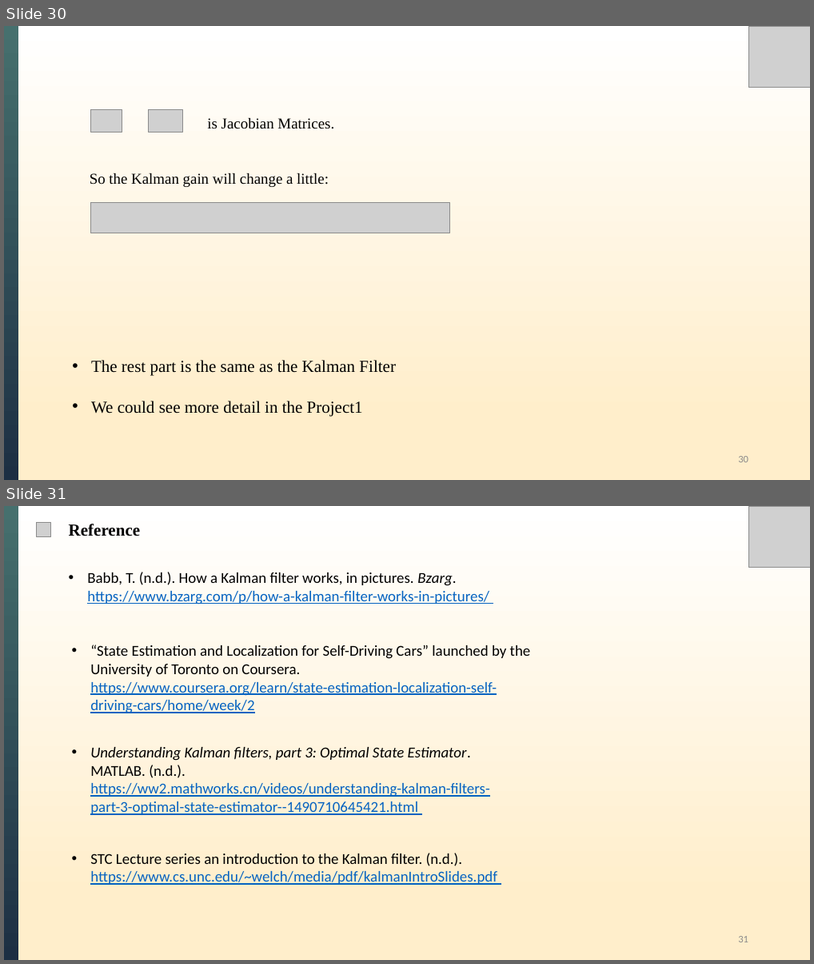
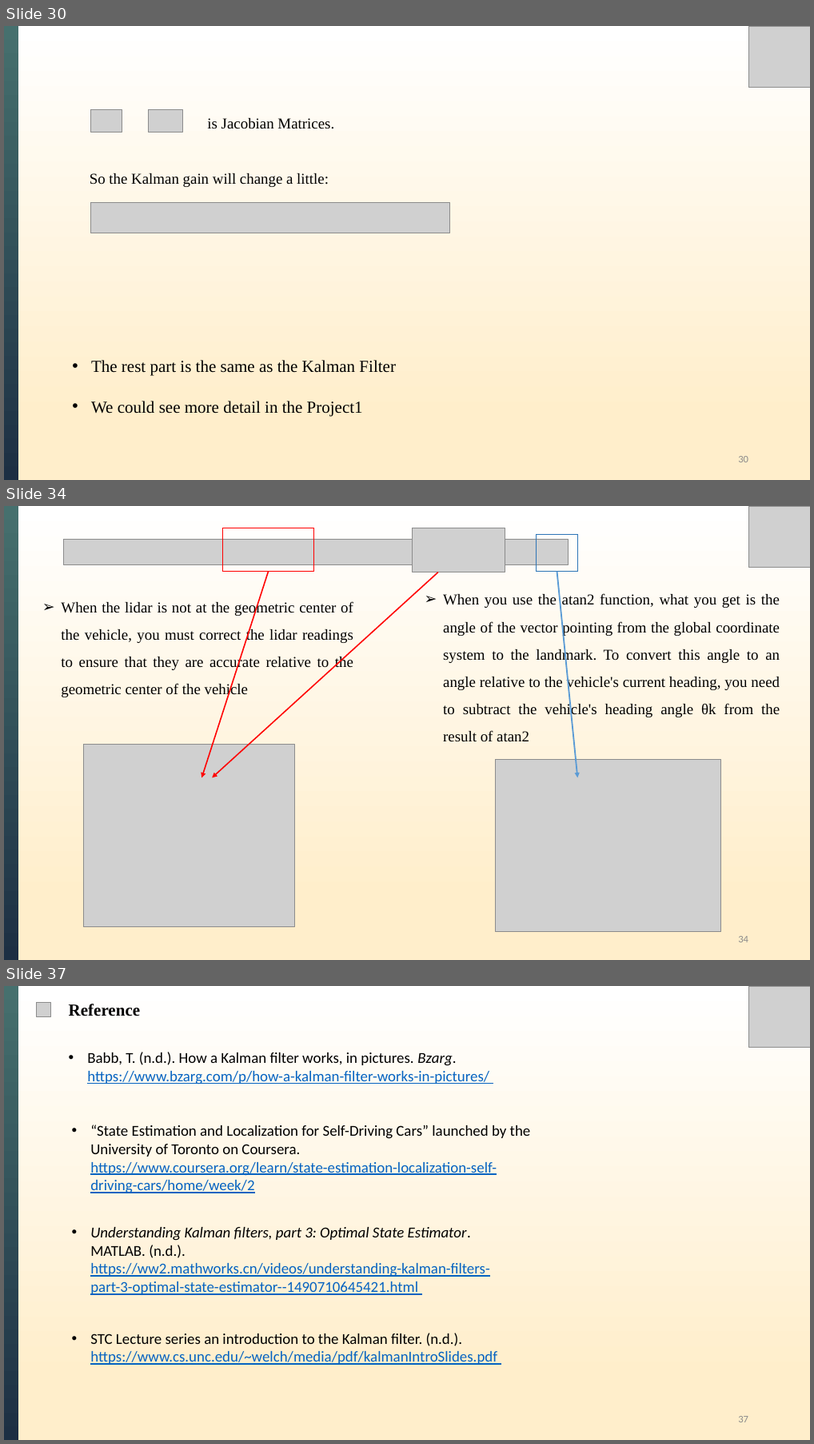
Before and after one commit to XiongWT1024/self-study-2024, a slide deck: Kalman Filter/Kalman Filters_Slide.pptx. Shown one above the other, each under a label of ours: slides 30 and 31 before the commit, slides 30, 34 and 37 after it; the slides between them are not shown. The pictures are 814x964 and 814x1444 pixels, drawn with LibreOffice and Linux fonts; fonts in the diff are those of the drawing; grey boxes stand for pictures. Boxes give left, top, right and bottom in pixels: in the first picture for what was removed or moved away, otherwise in the second. Text is boxed around its words. In the diff, an @@ line names an element or a change of style, - is before the commit and + after.

```diff
--- a/Kalman Filter/Kalman Filters_Slide.pptx
+++ b/Kalman Filter/Kalman Filters_Slide.pptx
@@ slide 34 added at [4, 506, 810, 960], background gradient #FFEECB to #FFFFFF @@
@@ rectangle added at [4, 506, 18, 960], fill gradient #46706E to #1C2F43 @@
@@ rectangle added at [222, 528, 314, 572], outline #FF0000 1 pt @@
@@ picture added at [412, 528, 505, 572] @@
@@ picture added at [750, 506, 810, 567] @@
@@ picture added at [64, 540, 569, 564] @@
@@ rectangle added at [537, 535, 578, 572], outline #2E75B6 1 pt @@
@@ arrow added from (268, 572) to (202, 778), #FF0000 1.5 pt @@
@@ arrow added from (438, 572) to (212, 778), #FF0000 1.5 pt @@
@@ arrow added from (558, 572) to (578, 778), #5B9BD5 1.75 pt @@
@@ text added at [61, 601, 354, 698], 18 pt, text #000000 @@
+➢ When the lidar is not at the geometric center of the vehicle, you must correct the lidar readings to ensure that they are accurate relative to the geometric center of the vehicle
@@ text added at [443, 593, 780, 742], 18 pt, text #000000 @@
+➢ When you use the atan2 function, what you get is the angle of the vector pointing from the global coordinate system to the landmark. To convert this angle to an angle relative to the vehicle's current heading, you need to subtract the vehicle's heading angle θk from the result of atan2
@@ picture added at [83, 744, 294, 927] @@
@@ picture added at [496, 760, 722, 932] @@
@@ page number added at [738, 936, 749, 942], 12 pt, text #8C8C8C @@
+34
@@ what was slide 31 is now slide 37 @@
@@ page number at [738, 1416, 749, 1422]: text changed @@
-31
+37
```
Also in this commit, not shown: 5 other slides added, 8 other files.
